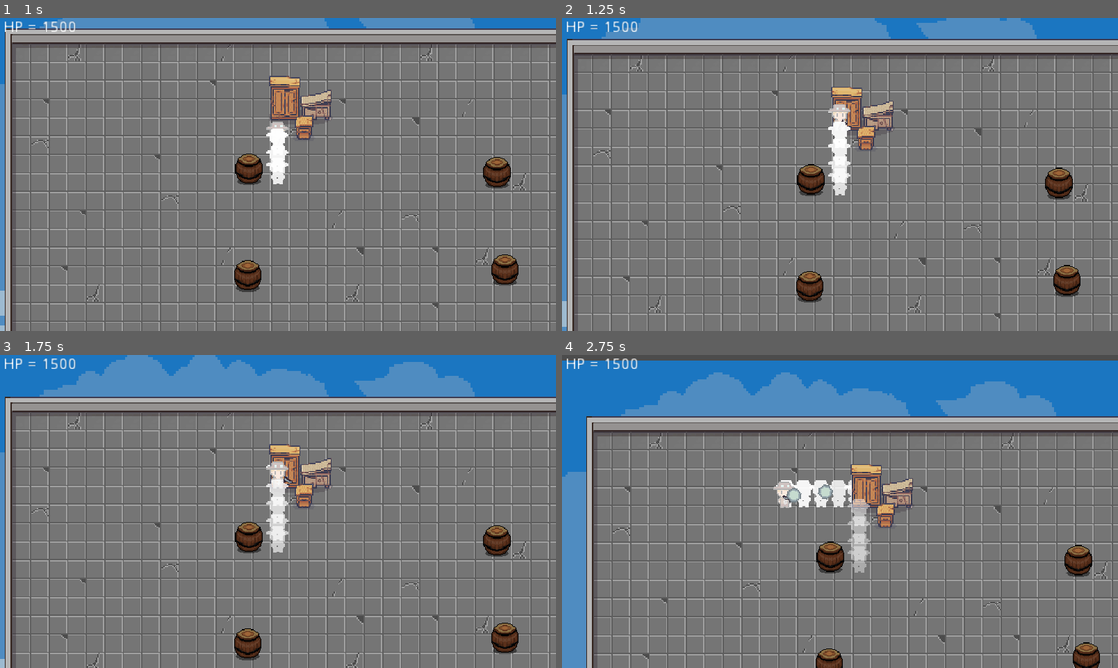
Above: before the commit, frames 1-4 (two rows, left to right).
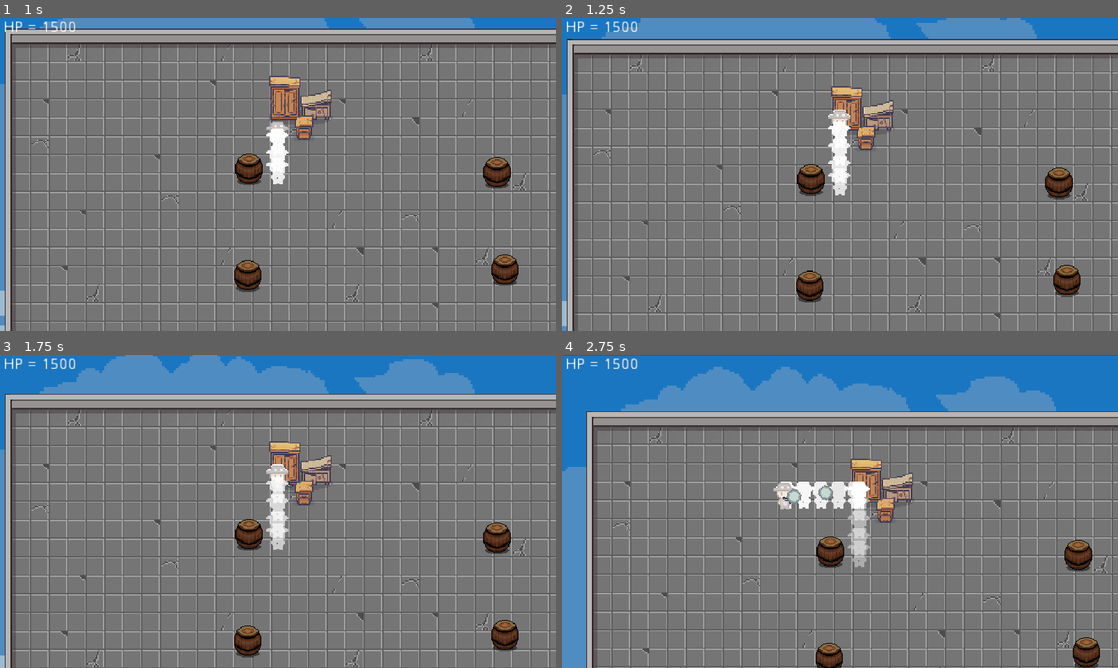
Above: after the commit, the same moments.

Repository: WAIWAI-PARTY/Life-after-people
Game: Godot game, scene res://World.tscn
The game is run twice, just before and just after one commit, with the same random seed, the same clock (stepped at 60 frames per second) and the same inputs.
Inputs (mouse positions are in pixels of both pictures, inside the frame that each line leads up to):
- Up to frame 1 (1 s): tap Enter at 0.5 s; move the mouse to (250, 237) at 0.52 s; hold W (ui_up) from 0.53 s (still down); tap Shift (bullet_time) at 0.6 s
- Up to frame 2 (1.25 s): keep holding W (ui_up)
- Up to frame 3 (1.75 s): keep holding W (ui_up); move the mouse to (444, 558) at 1.27 s; tap Space (dash) at 1.35 s
- Up to frame 4 (2.75 s): move the mouse to (673, 464) at 2.02 s; release W (ui_up) at 2.03 s; press the mouse at (673, 464) at 2.03 s; hold A (ui_left) from 2.03 s (still down)

Frame 1 is identical in both runs. In frame 2, 2.9% of the frame differs, in the area x 0-100%, y 0-99%; in frame 3, 17%; in frame 4, 21%, in the area x 0-100%, y 0-100%.

Commit message:
adjust and test furnite polygon collider

Diff:
--- a/SceneDesign/BrokenFurnitures.tscn
+++ b/SceneDesign/BrokenFurnitures.tscn
@@ -10,4 +10,4 @@
 region_rect = Rect2( 5, 1, 55, 58 )
 
 [node name="CollisionPolygon2D" type="CollisionPolygon2D" parent="."]
-polygon = PoolVector2Array( -26, -8, 25, -8, 25, 5, 9, 5, 9, 20, 16, 24, 16, 31, 6, 29, 5, 22, -2, 22, -4, 18, -4, 5, -26, 5 )
+polygon = PoolVector2Array( -26, 0, 26, 0, 26, 11, 11, 11, 9, 23, 7, 27, -2, 27, -4, 24, -5, 18, -5, 11, -26, 11 )
